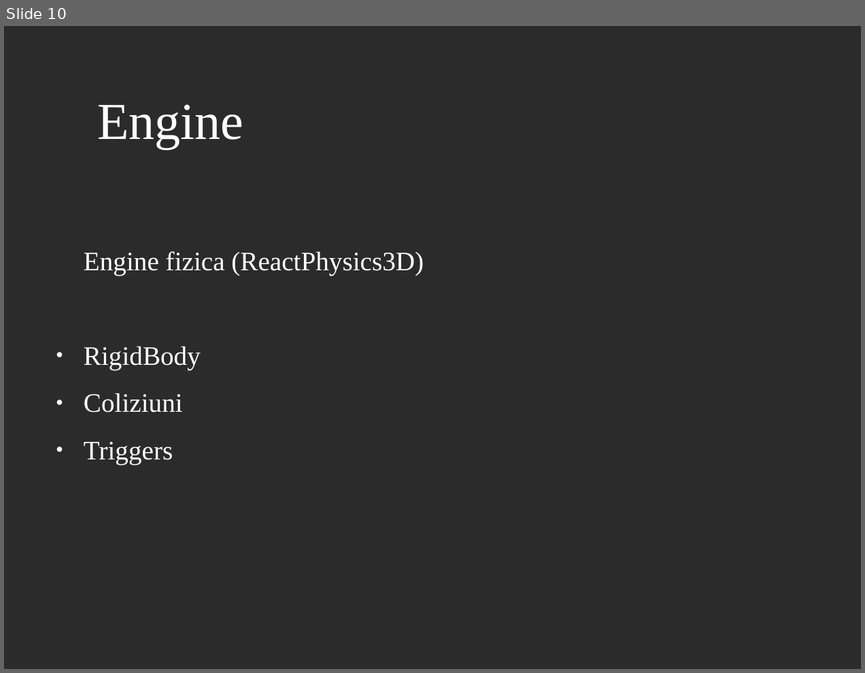
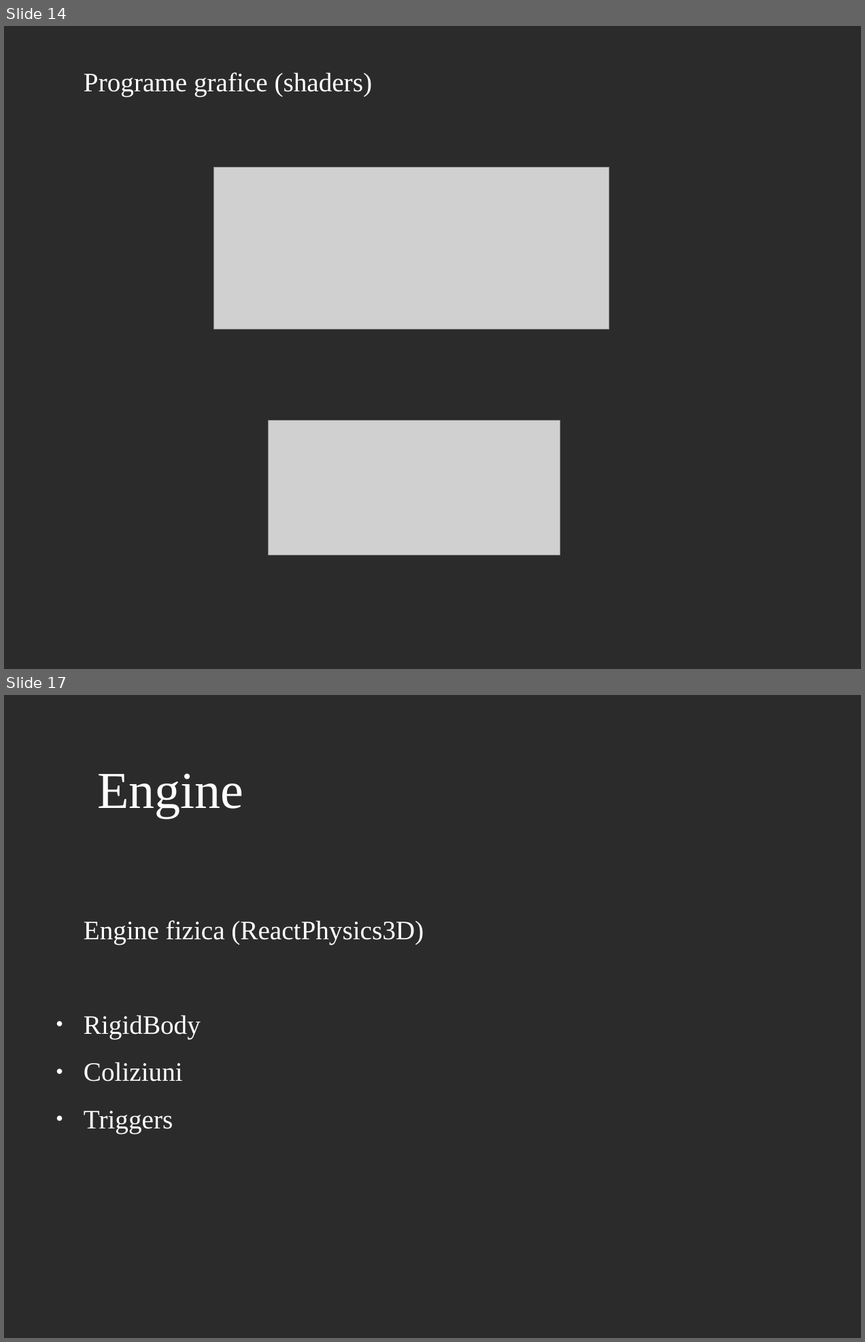
Before and after one commit to AlexandruScutaru/Licenta2019AlexandruOvidiuScutaru, a slide deck: GameEngine3D_prezentare.odp. Shown one above the other, each under a label of ours: slide 10 before the commit, slides 14 and 17 after it; the slides between them are not shown. The pictures are 865x673 and 865x1342 pixels, drawn with LibreOffice and Linux fonts; fonts in the diff are those of the drawing; grey boxes stand for pictures; background and template pictures are left out; a plain dark background stands for a picture behind light text. Boxes give left, top, right and bottom in pixels: in the first picture for what was removed or moved away, otherwise in the second. Text is boxed around its words. In the diff, an @@ line names an element or a change of style, - is before the commit and + after.

```diff
--- a/GameEngine3D_prezentare.odp
+++ b/GameEngine3D_prezentare.odp
@@ slide 14 added at <box>4,26,861,669</box>, background picture (left out) @@
@@ text added at <box>84,72,373,96</box>, 24.7 pt, text #FFFFFF @@
+Programe grafice (shaders)
@@ picture added at <box>214,167,609,329</box> @@
@@ picture added at <box>269,420,560,554</box> @@
@@ what was slide 10 is now slide 17 @@
```
Also in this commit, not shown: 5 slides changed, 11 other slides added, 3 slides removed.
